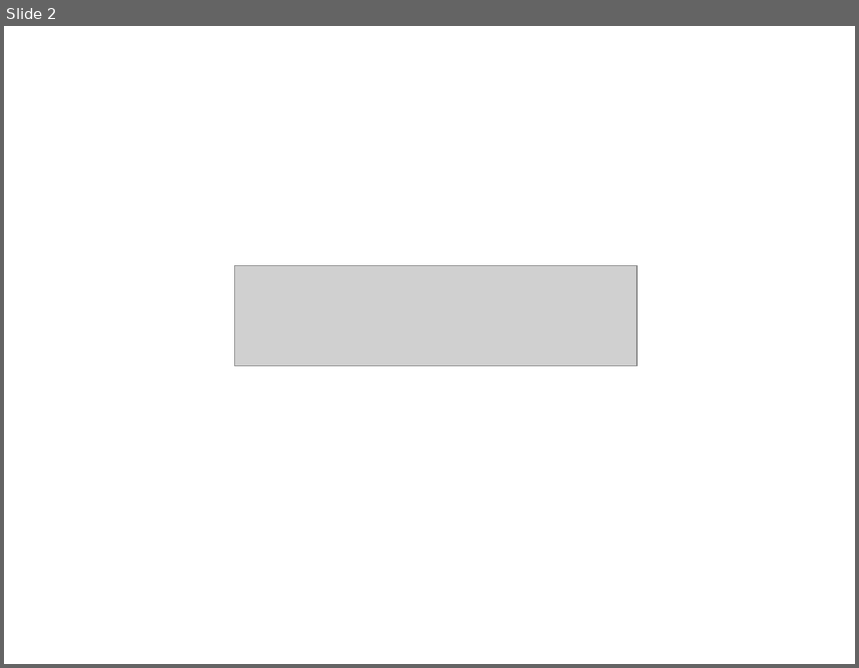
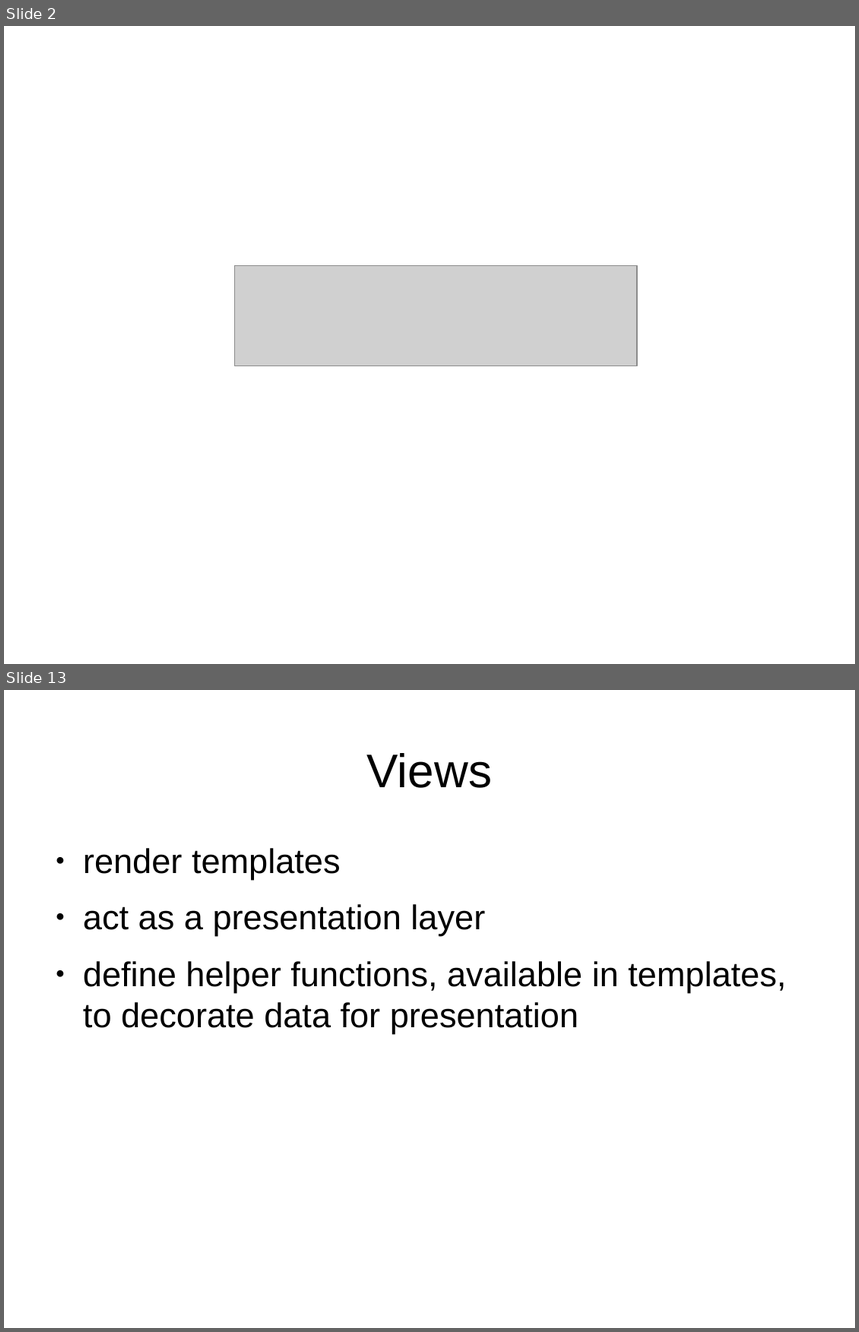
Before and after one commit to ramortegui/talks, a slide deck: odps/working_with_phoenix.odp. Shown one above the other, each under a label of ours: slide 2 before the commit, slides 2 and 13 after it; the slides between them are not shown. The pictures are 859x668 and 859x1332 pixels, drawn with LibreOffice and Linux fonts; fonts in the diff are those of the drawing; grey boxes stand for pictures. Boxes give left, top, right and bottom in pixels: in the first picture for what was removed or moved away, otherwise in the second. Text is boxed around its words. In the diff, an @@ line names an element or a change of style, - is before the commit and + after.

```diff
--- a/odps/working_with_phoenix.odp
+++ b/odps/working_with_phoenix.odp
@@ slide 13 added at [4,690,855,1328], background #FFFFFF @@
@@ title added at [367,753,492,788], 44 pt, text #000000 @@
+Views
@@ text added at [83,848,786,1034], 32 pt, text #000000 @@
+● render templates
+● act as a presentation layer
+● define helper functions, available in templates, to decorate data for presentation
```
Also in this commit, not shown: 8 slides changed, 21 other slides added, 1 slide removed.
